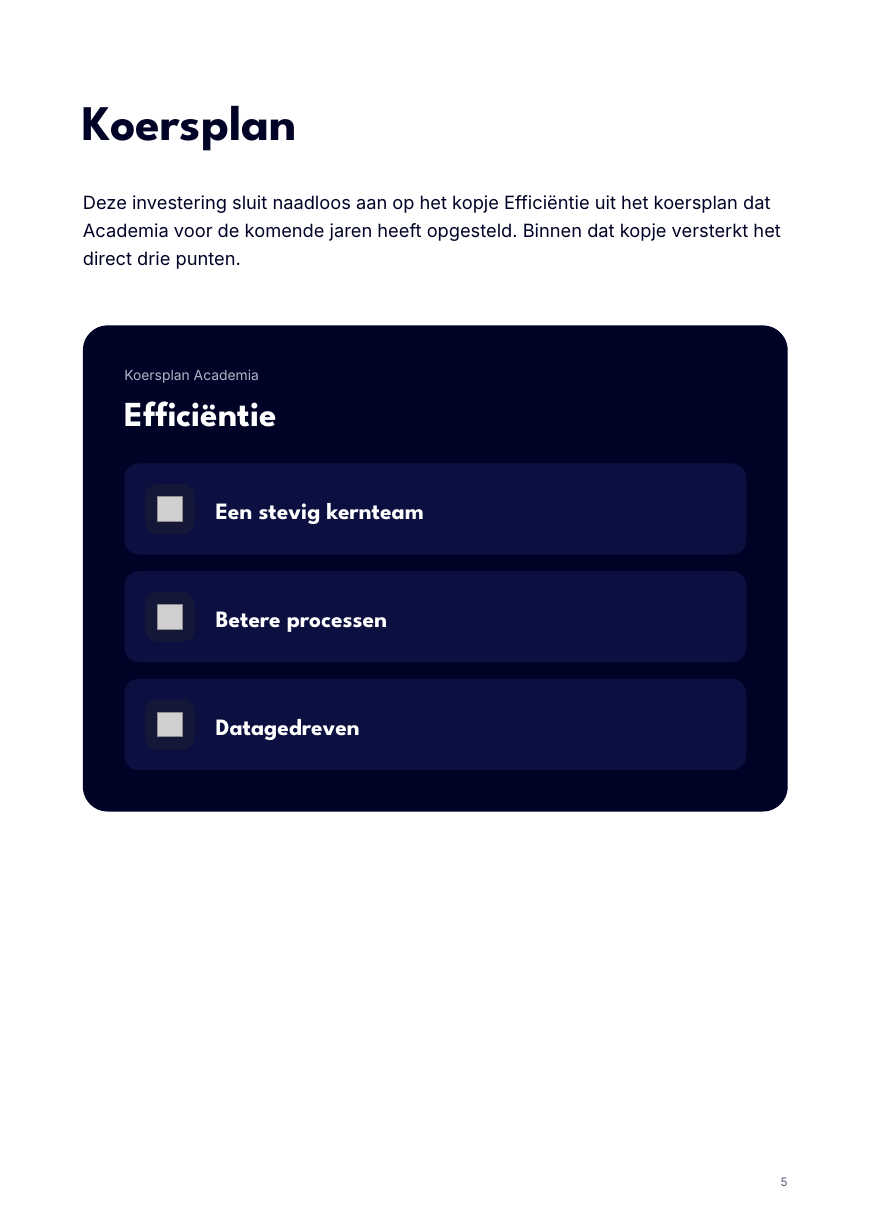
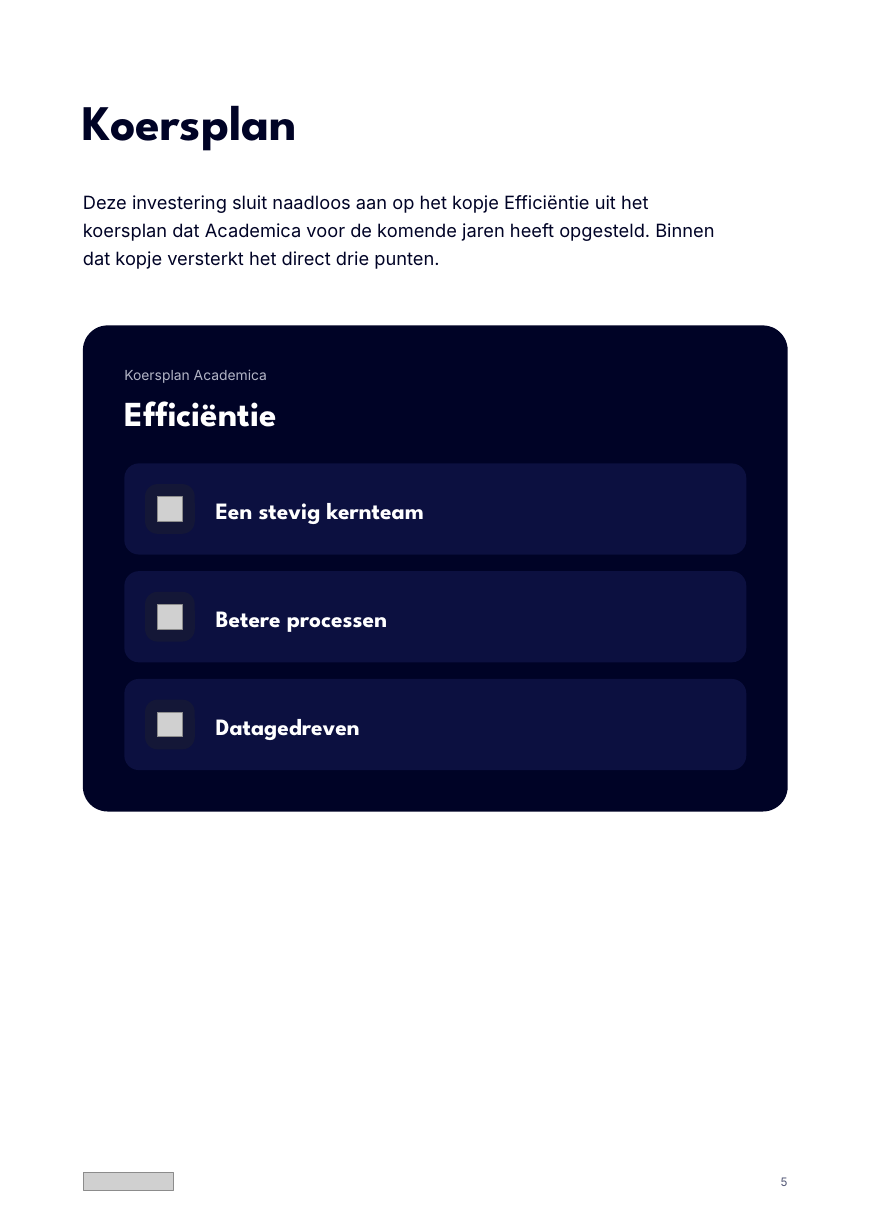
Before and after one commit to Dante-Eduface/Claude, a slide deck: slide 5 of Design/Concepts/document/eduface-document-bewerkbaar.pptx. Drawn at 871x1232 pixels with LibreOffice and Linux fonts; fonts in the diff are those of the drawing; grey boxes stand for pictures. Boxes give left, top, right and bottom in pixels: in the first picture for what was removed or moved away, otherwise in the second. Text is boxed around its words. In the diff, an @@ line names an element or a change of style, - is before the commit and + after.

```diff
--- a/Design/Concepts/document/eduface-document-bewerkbaar.pptx
+++ b/Design/Concepts/document/eduface-document-bewerkbaar.pptx
@@ text at <box>83,195,714,269</box>: text changed @@
-Deze investering sluit naadloos aan op het kopje Efficiëntie uit het koersplan dat Academia voor de komende jaren heeft opgesteld. Binnen dat kopje versterkt het direct drie punten.
+Deze investering sluit naadloos aan op het kopje Efficiëntie uit het koersplan dat Academica voor de komende jaren heeft opgesteld. Binnen dat kopje versterkt het direct drie punten.
@@ text at <box>124,369,267,383</box>: text changed @@
-Koersplan Academia
+Koersplan Academica
@@ picture added at <box>83,1173,174,1191</box> @@
```
Also in this commit, not shown: 5 other slides changed, 7 other files.
